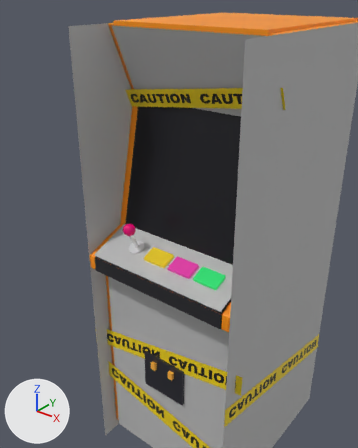
What one commit did to the glTF model pinocab.glb.
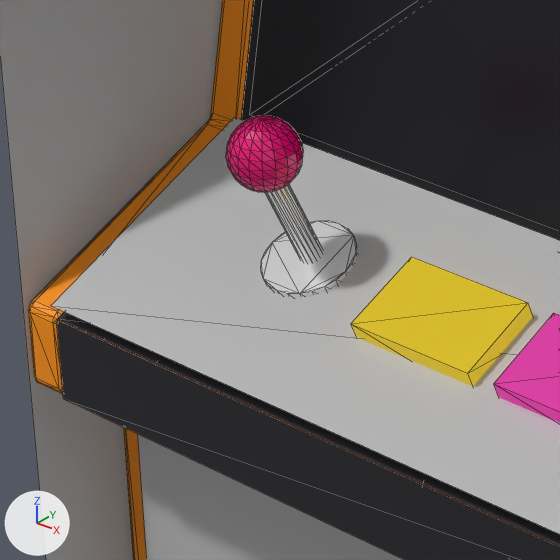
There are two pictures of each version: one from a 50 mm camera at (1.022, -1.563, 1.975) aimed at (-0.041, -0.234, 1.151), one close up on the part from 24% to 50% of the width and 46% to 66% of the height. Lighting does not change. The marker at lower left points along +X, +Y and +Z. The first two pictures are the older version. The close-ups show mesh edges as thin lines. Where no turn or scale is listed for an object, it has been applied to the vertices.

Names of what the first close-up shows: 'art_deck', 'art_front', 'art_side_l', 'btn_0', 'btn_1', 'deck', 'deck_lip', 'joy_ball', 'joy_base', 'joy_stick', 'monitor', 'screen_bezel', 'side_l'.
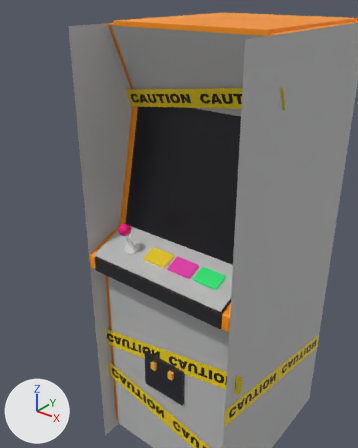
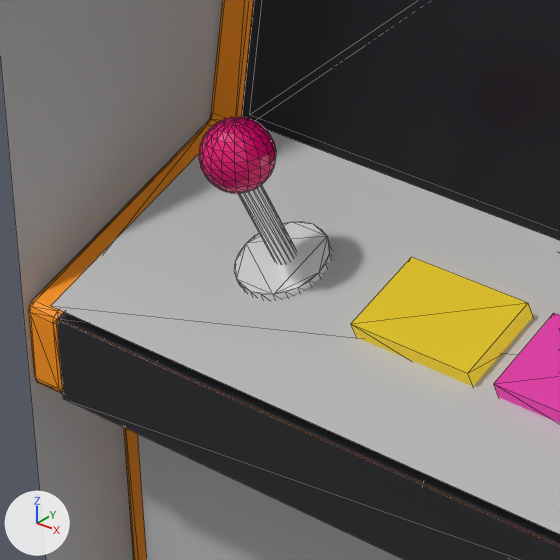
Boxes (x1, y1, x2, y2) around the edits, measured in the close-ups (560 x 560 px):
'joy_base', moved: before (261, 221, 358, 297); after (234, 222, 332, 299)
'joy_ball', moved: before (226, 115, 303, 193); after (199, 117, 276, 194)
'joy_stick', moved: before (266, 184, 323, 263); after (239, 185, 297, 264)

The change in detail:
Object 'joy_base' (ob_joy_base) moves from (-0.16, -0.3453, 1.0539) to (-0.175, -0.354, 1.0518).
Object 'joy_stick' (ob_joy_stick) moves from (-0.16, -0.3638, 1.1003) to (-0.175, -0.3726, 1.0982).
Object 'joy_ball' (ob_joy_ball) moves from (-0.16, -0.3824, 1.1467) to (-0.175, -0.3912, 1.1447).
